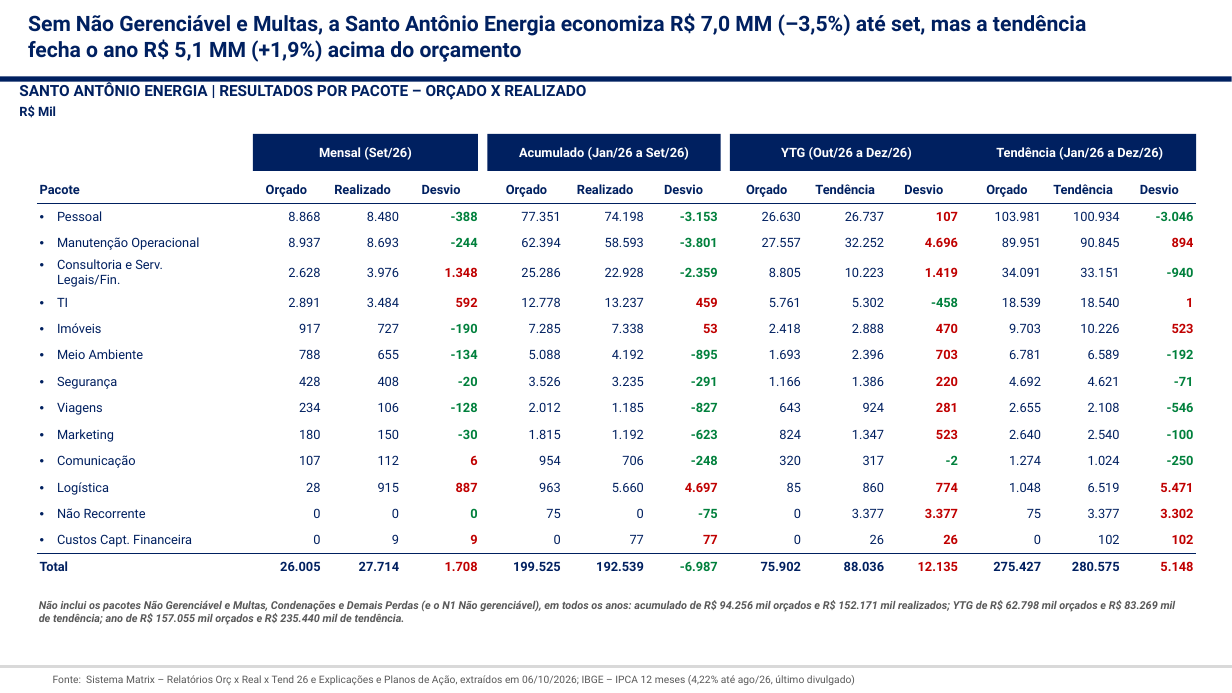
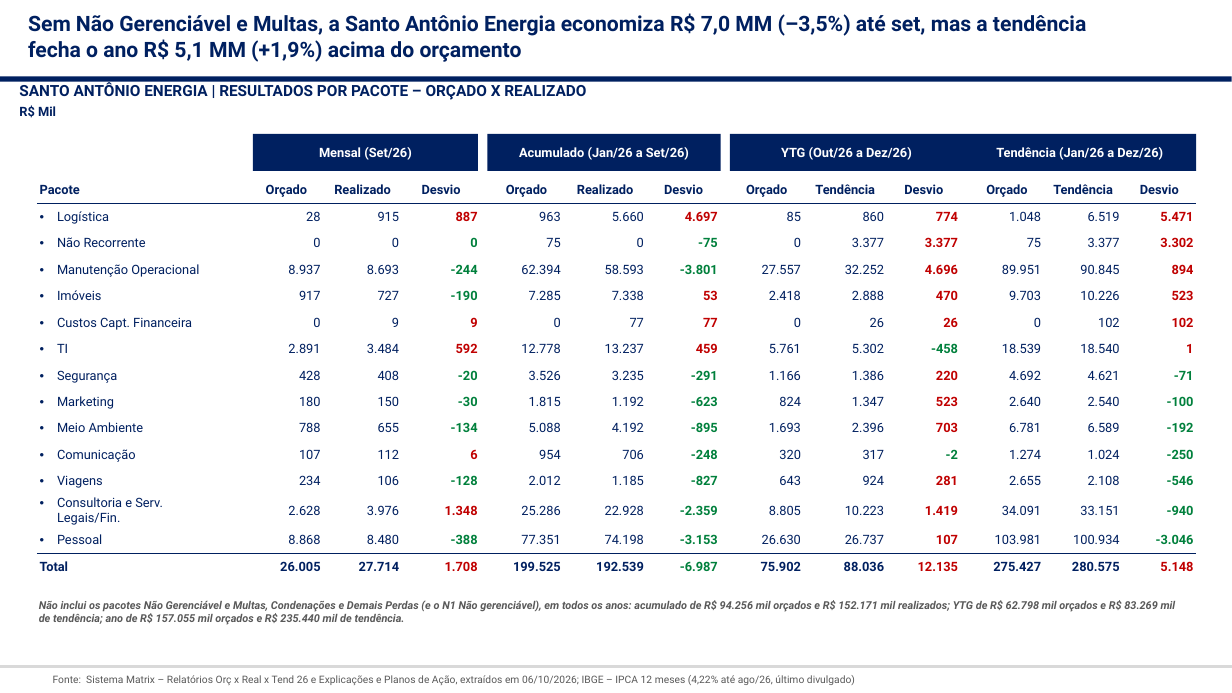
Before and after one commit to brunofghaas/claude, a slide deck: slide 1 of 20261006 - Santo Antônio Energia - Resultados OM set26.pptx. Drawn at 1232x693 pixels with LibreOffice and Linux fonts; fonts in the diff are those of the drawing; background and template pictures are left out. Boxes give left, top, right and bottom in pixels: in the first picture for what was removed or moved away, otherwise in the second. Text is boxed around its words. In the diff, an @@ line names an element or a change of style, - is before the commit and + after.

```diff
--- a/20261006 - Santo Antônio Energia - Resultados OM set26.pptx
+++ b/20261006 - Santo Antônio Energia - Resultados OM set26.pptx
@@ table at box(37, 177, 1196, 576) @@
-row 2: Pessoal |  | 8.868 | 8.480 | -388 |  | 77.351 | 74.198 | -3.153 |  | 26.630 | 26.737 | 107 |  | 103.981 | 100.934 | -3.046
-row 3: Manutenção Operacional |  | 8.937 | 8.693 | -244 |  | 62.394 | 58.593 | -3.801 |  | 27.557 | 32.252 | 4.696 |  | 89.951 | 90.845 | 894
-row 4: Consultoria e Serv. Legais/Fin. |  | 2.628 | 3.976 | 1.348 |  | 25.286 | 22.928 | -2.359 |  | 8.805 | 10.223 | 1.419 |  | 34.091 | 33.151 | -940
-row 5: TI |  | 2.891 | 3.484 | 592 |  | 12.778 | 13.237 | 459 |  | 5.761 | 5.302 | -458 |  | 18.539 | 18.540 | 1
-row 6: Imóveis |  | 917 | 727 | -190 |  | 7.285 | 7.338 | 53 |  | 2.418 | 2.888 | 470 |  | 9.703 | 10.226 | 523
-row 7: Meio Ambiente |  | 788 | 655 | -134 |  | 5.088 | 4.192 | -895 |  | 1.693 | 2.396 | 703 |  | 6.781 | 6.589 | -192
-row 8: Segurança |  | 428 | 408 | -20 |  | 3.526 | 3.235 | -291 |  | 1.166 | 1.386 | 220 |  | 4.692 | 4.621 | -71
-row 9: Viagens |  | 234 | 106 | -128 |  | 2.012 | 1.185 | -827 |  | 643 | 924 | 281 |  | 2.655 | 2.108 | -546
-row 10: Marketing |  | 180 | 150 | -30 |  | 1.815 | 1.192 | -623 |  | 824 | 1.347 | 523 |  | 2.640 | 2.540 | -100
-row 11: Comunicação |  | 107 | 112 | 6 |  | 954 | 706 | -248 |  | 320 | 317 | -2 |  | 1.274 | 1.024 | -250
+row 4: Manutenção Operacional |  | 8.937 | 8.693 | -244 |  | 62.394 | 58.593 | -3.801 |  | 27.557 | 32.252 | 4.696 |  | 89.951 | 90.845 | 894
+row 5: Imóveis |  | 917 | 727 | -190 |  | 7.285 | 7.338 | 53 |  | 2.418 | 2.888 | 470 |  | 9.703 | 10.226 | 523
+row 7: TI |  | 2.891 | 3.484 | 592 |  | 12.778 | 13.237 | 459 |  | 5.761 | 5.302 | -458 |  | 18.539 | 18.540 | 1
+row 8: Segurança |  | 428 | 408 | -20 |  | 3.526 | 3.235 | -291 |  | 1.166 | 1.386 | 220 |  | 4.692 | 4.621 | -71
+row 9: Marketing |  | 180 | 150 | -30 |  | 1.815 | 1.192 | -623 |  | 824 | 1.347 | 523 |  | 2.640 | 2.540 | -100
+row 10: Meio Ambiente |  | 788 | 655 | -134 |  | 5.088 | 4.192 | -895 |  | 1.693 | 2.396 | 703 |  | 6.781 | 6.589 | -192
+row 11: Comunicação |  | 107 | 112 | 6 |  | 954 | 706 | -248 |  | 320 | 317 | -2 |  | 1.274 | 1.024 | -250
+row 12: Viagens |  | 234 | 106 | -128 |  | 2.012 | 1.185 | -827 |  | 643 | 924 | 281 |  | 2.655 | 2.108 | -546
+row 13: Consultoria e Serv. Legais/Fin. |  | 2.628 | 3.976 | 1.348 |  | 25.286 | 22.928 | -2.359 |  | 8.805 | 10.223 | 1.419 |  | 34.091 | 33.151 | -940
+row 14: Pessoal |  | 8.868 | 8.480 | -388 |  | 77.351 | 74.198 | -3.153 |  | 26.630 | 26.737 | 107 |  | 103.981 | 100.934 | -3.046
```
Also in this commit, not shown: 1 other slide changed, 1 other file.
